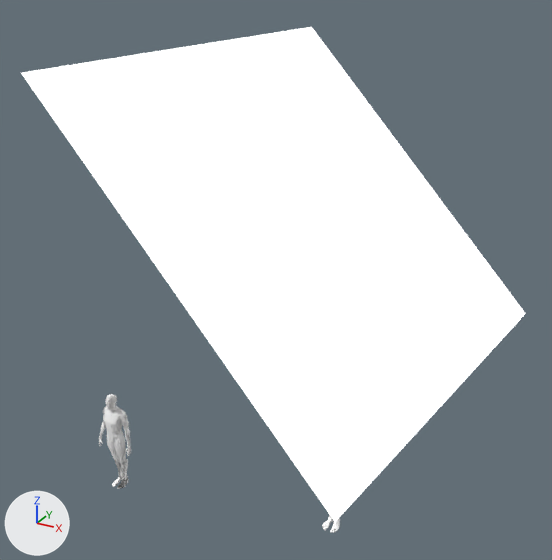
Renders of the glTF model public/glb/body/planar_human_base_rigs.glb from each side of a commit.
The view is the same before and after, from a 50 mm camera at (15.08, -16.22, 17.12) aimed at (6.77, -1.11, 9.56). The axes (+X, +Y, +Z) are drawn at lower left. The lights are the same throughout. Where no turn or scale is listed for an object, it has been applied to the vertices. Vertices at the same position are counted once.
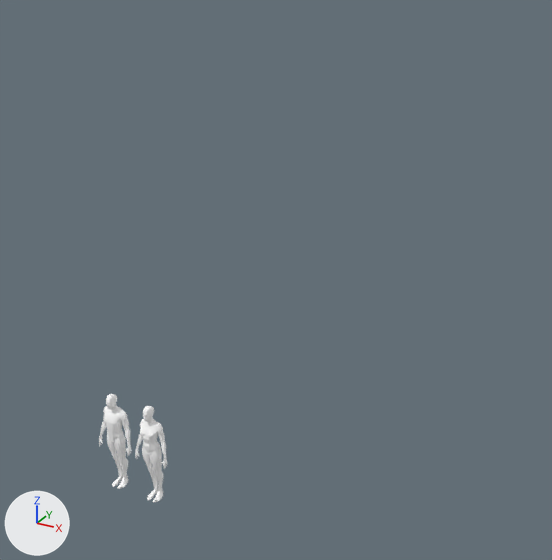
Where the newer file only moved an object's origin or applied its transform, the numbers keep the older frame.

Diff of the bpy script that builds the scene:
```diff
--- a/public/glb/body/planar_human_base_rigs.glb.py
+++ b/public/glb/body/planar_human_base_rigs.glb.py
@@ me_object_2 @@
 me_object_2.from_pydata(...)  # 1790 vertices, 3568 faces; spans x 4.44..5.69, y -0.3..0.27, z 1.57..5.18
 # used by ob_object_47; location = (2.95, 0.0, 0.0)
+# me_object_2 part 1: the whole mesh is moved by (-6.53, 0.06, -1.57)
 me_object_2.materials.append(mat_sculpture_001)
@@ ob_object_4 @@
-ob_object_4 = bpy.data.objects.new('Object_4', me_object_0)
-ob_object_4.location = (0.0, 0.0, 0.0)
@@ ob_object_82 @@
-ob_object_82 = bpy.data.objects.new('Object_82', me_object_3)
-ob_object_82.location = (0.0, 0.0, 0.0)
```

Changed parts and their boxes [x1, y1, x2, y2] in the pictures (552 x 560 px):
'Object_82', deleted
    before: [21, 27, 526, 522]
'Object_47', mesh moved
    before: [322, 514, 340, 533]
    after: [135, 406, 167, 502]
'Object_4', deleted
    before: [99, 394, 131, 485]
